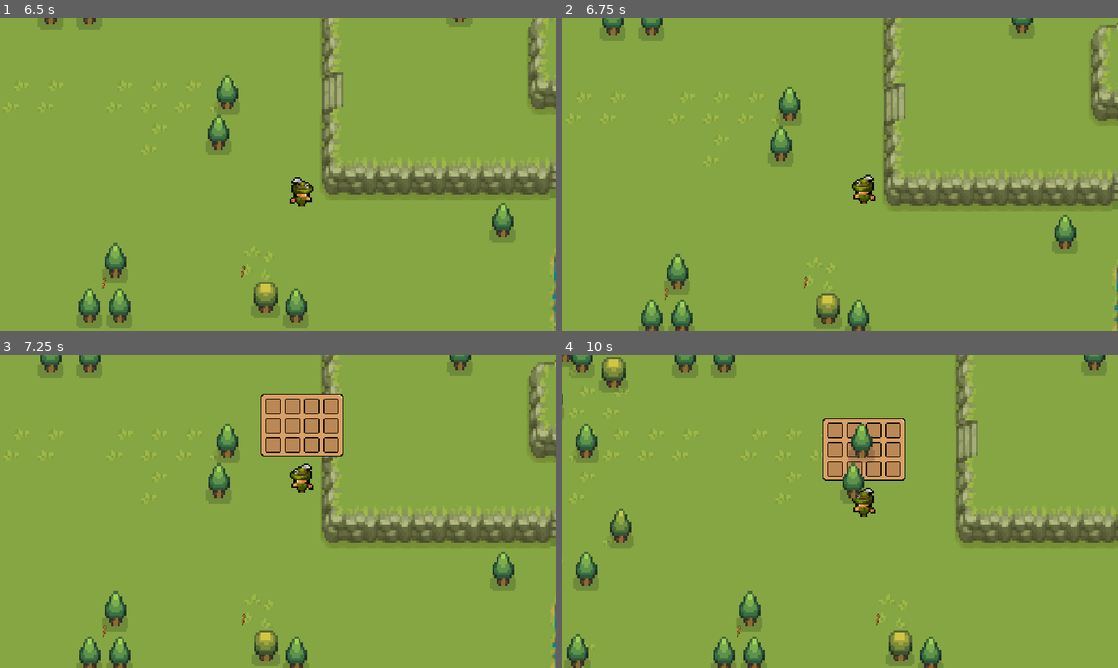
Above: before the commit, frames 1-4 (two rows, left to right).
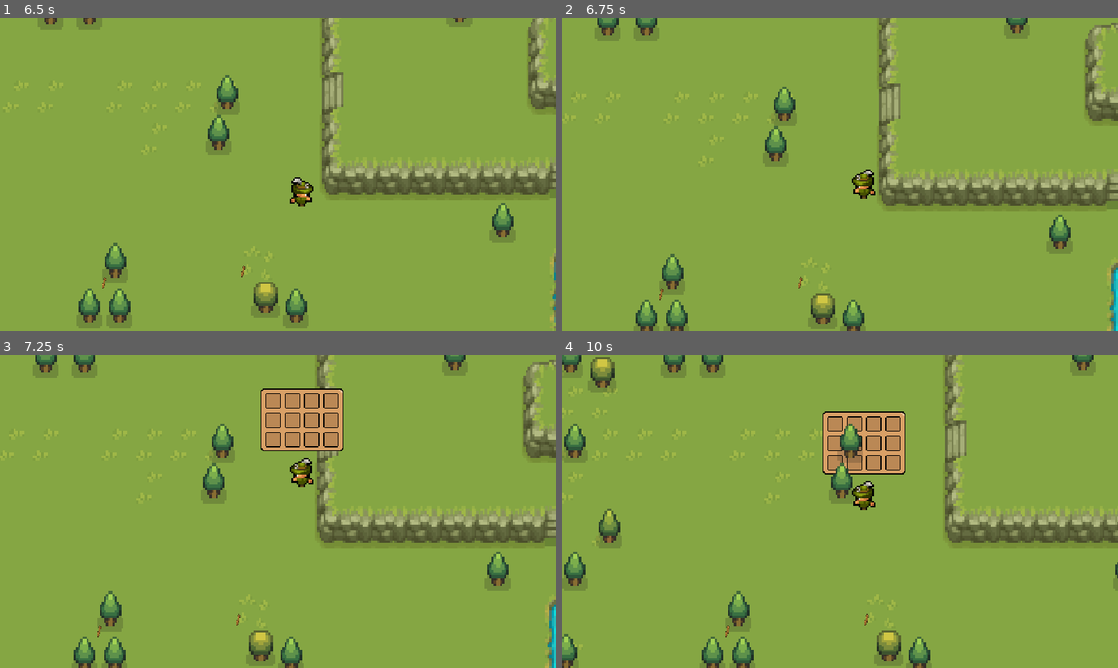
Above: after the commit, the same moments.

Repository: maryBauman/Survive
Game: Godot game, scene res://scenes/places/world.tscn
The game is run twice, just before and just after one commit, with the same random seed, the same clock (stepped at 60 frames per second) and the same inputs.
Inputs:
- Up to frame 1 (6.5 s): hold D (right) 0.53-1.28 s; tap E (e) at 0.6, 1.55, 2.1, 3.05, 3.6, 4.55, 5.1, 6.05 s; tap I (i) at 0.8, 1.35, 2.3, 2.85, 3.8, 4.35, 5.3, 5.85 s; hold S (down) 1.28-2.03 s; hold D (right) 2.03-2.78 s; hold W (up) 2.78-3.53 s; hold A (left) 3.53-5.03 s; tap Enter at 4.25 s; tap Space at 5 s; hold S (down) 5.03-5.78 s; hold D (right) from 5.78 s (still down)
- Up to frame 2 (6.75 s): release D (right) at 6.53 s; hold W (up) from 6.53 s (still down); tap E (e) at 6.6 s
- Up to frame 3 (7.25 s): keep holding W (up); tap I (i) at 6.8 s
- Up to frame 4 (10 s): release W (up) at 7.28 s; hold D (right) 7.28-8.03 s; tap I (i) at 7.35, 8.3, 8.85, 9.8 s; tap E (e) at 7.55, 8.1, 9.05, 9.6 s; tap Enter at 8 s; hold S (down) 8.03-8.78 s; hold A (left) 8.78-9.53 s; hold W (up) from 9.53 s (still down)

Frame 1 is identical in both runs. In frame 2, 8.9% of the frame differs, in the area x 0-100%, y 0-100%; in frame 3, 9.9%; in frame 4, 14%.

Commit message:
finish cliff collisions

Diff:
--- a/scenes/places/world.tscn
+++ b/scenes/places/world.tscn
@@ -262,18 +262,23 @@
 0:0/0 = 0
 0:0/0/physics_layer_0/linear_velocity = Vector2(0, 0)
 0:0/0/physics_layer_0/angular_velocity = 0.0
+0:0/0/physics_layer_0/polygon_0/points = PackedVector2Array(-4.15425, 20, 4.33103, 5.48008, 20, 5.48008, 20, 7.77818, 9.45755, 12.7279, 7.68979, 20)
 1:0/0 = 0
 1:0/0/physics_layer_0/linear_velocity = Vector2(0, 0)
 1:0/0/physics_layer_0/angular_velocity = 0.0
+1:0/0/physics_layer_0/polygon_0/points = PackedVector2Array(-9.28078, 10.9602, -20, 5.65685, -8.57367, 1.94454, 12.4628, 2.82843, 20, 8.48528, 11.4021, 10.6066)
 2:0/0 = 0
 2:0/0/physics_layer_0/linear_velocity = Vector2(0, 0)
 2:0/0/physics_layer_0/angular_velocity = 0.0
+2:0/0/physics_layer_0/polygon_0/points = PackedVector2Array(-20, 20, -20, 5.65685, -6.62913, 4.77297, -2.56326, 8.48528, 2.38649, 13.7886, 7.68979, 20)
 3:0/0 = 0
 3:0/0/physics_layer_0/linear_velocity = Vector2(0, 0)
 3:0/0/physics_layer_0/angular_velocity = 0.0
+3:0/0/physics_layer_0/polygon_0/points = PackedVector2Array(-6.8059, -20, 12.8163, -20, 13.5234, -11.6673, 7.15946, 1.06066, -0.618717, 10.9602, -20, 11.6673, -20, 5.12652, -6.98268, 4.94975)
 4:0/0 = 0
 4:0/0/physics_layer_0/linear_velocity = Vector2(0, 0)
 4:0/0/physics_layer_0/angular_velocity = 0.0
+4:0/0/physics_layer_0/polygon_0/points = PackedVector2Array(-9.98788, -20, 3.62392, -20, 3.27037, 3.71231, 20, 5.48008, 20, 10.4298, -6.45235, 9.01561)
 6:0/0 = 0
 6:0/0/physics_layer_0/linear_velocity = Vector2(0, 0)
 6:0/0/physics_layer_0/angular_velocity = 0.0
@@ -283,12 +288,15 @@
 11:0/0 = 0
 11:0/0/physics_layer_0/linear_velocity = Vector2(0, 0)
 11:0/0/physics_layer_0/angular_velocity = 0.0
+11:0/0/physics_layer_0/polygon_0/points = PackedVector2Array(-4.15425, 20, 4.33103, 5.48008, 20, 5.48008, 20, 7.77818, 9.45755, 12.7279, 7.68979, 20)
 12:0/0 = 0
 12:0/0/physics_layer_0/linear_velocity = Vector2(0, 0)
 12:0/0/physics_layer_0/angular_velocity = 0.0
+12:0/0/physics_layer_0/polygon_0/points = PackedVector2Array(-9.28078, 10.9602, -20, 5.65685, -8.57367, 1.94454, 12.4628, 2.82843, 20, 8.48528, 11.4021, 10.6066)
 13:0/0 = 0
 13:0/0/physics_layer_0/linear_velocity = Vector2(0, 0)
 13:0/0/physics_layer_0/angular_velocity = 0.0
+13:0/0/physics_layer_0/polygon_0/points = PackedVector2Array(-20, 20, -20, 5.65685, -6.62913, 4.77297, -2.56326, 8.48528, 2.38649, 13.7886, 7.68979, 20)
 14:0/0 = 0
 14:0/0/physics_layer_0/linear_velocity = Vector2(0, 0)
 14:0/0/physics_layer_0/angular_velocity = 0.0
@@ -303,7 +311,7 @@
 0:1/0 = 0
 0:1/0/physics_layer_0/linear_velocity = Vector2(0, 0)
 0:1/0/physics_layer_0/angular_velocity = 0.0
-0:1/0/physics_layer_0/polygon_0/points = PackedVector2Array(-3.8007, -10.9602, 7.68979, -9.72272, 20, -9.54594, 20, 15.026, 1.32582, 14.4957, -18.2964, 14.4957, -20, -10.6066)
+0:1/0/physics_layer_0/polygon_0/points = PackedVector2Array(-4.15425, -20, 5.92202, -20, 13.7002, -9.72272, 9.81111, 1.94454, 9.81111, 16.0867, 5.21491, 20, -4.86136, 20, -4.5078, -14.8492)
 1:1/0 = 0
 1:1/0/physics_layer_0/linear_velocity = Vector2(0, 0)
 1:1/0/physics_layer_0/angular_velocity = 0.0
@@ -314,9 +322,11 @@
 3:1/0 = 0
 3:1/0/physics_layer_0/linear_velocity = Vector2(0, 0)
 3:1/0/physics_layer_0/angular_velocity = 0.0
+3:1/0/physics_layer_0/polygon_0/points = PackedVector2Array(8.22012, -7.24785, 9.104, 13.435, -2.20971, 20, -20, 11.6673, -20, -12.3744, -0.972271, -13.2583)
 4:1/0 = 0
 4:1/0/physics_layer_0/linear_velocity = Vector2(0, 0)
 4:1/0/physics_layer_0/angular_velocity = 0.0
+4:1/0/physics_layer_0/polygon_0/points = PackedVector2Array(20, -11.6673, 20, 12.9047, 3.44715, 14.3189, 1.85616, 20, -8.92722, 20, -11.2253, -8.30851, -0.972271, -13.2583)
 5:1/0 = 0
 5:1/0/physics_layer_0/linear_velocity = Vector2(0, 0)
 5:1/0/physics_layer_0/angular_velocity = 0.0
@@ -332,12 +342,14 @@
 11:1/0 = 0
 11:1/0/physics_layer_0/linear_velocity = Vector2(0, 0)
 11:1/0/physics_layer_0/angular_velocity = 0.0
+11:1/0/physics_layer_0/polygon_0/points = PackedVector2Array(-4.15425, -20, 5.92202, -20, 13.7002, -9.72272, 9.81111, 1.94454, 9.81111, 16.0867, 5.21491, 20, -4.86136, 20, -4.5078, -14.8492)
 12:1/0 = 0
 12:1/0/physics_layer_0/linear_velocity = Vector2(0, 0)
 12:1/0/physics_layer_0/angular_velocity = 0.0
 13:1/0 = 0
 13:1/0/physics_layer_0/linear_velocity = Vector2(0, 0)
 13:1/0/physics_layer_0/angular_velocity = 0.0
+13:1/0/physics_layer_0/polygon_0/points = PackedVector2Array(4.15425, -20, -5.92202, -20, -13.7002, -9.72272, -9.81111, 1.94454, -9.81111, 16.0867, -5.21491, 20, 4.86136, 20, 4.5078, -14.8492)
 14:1/0 = 0
 14:1/0/physics_layer_0/linear_velocity = Vector2(0, 0)
 14:1/0/physics_layer_0/angular_velocity = 0.0
@@ -356,25 +368,27 @@
 0:2/0/y_sort_origin = 8
 0:2/0/physics_layer_0/linear_velocity = Vector2(0, 0)
 0:2/0/physics_layer_0/angular_velocity = 0.0
-0:2/0/physics_layer_0/polygon_0/points = PackedVector2Array(11.4021, -20, 7.68979, -9.72272, 13.7002, -0.176777, 4.33103, 15.7331, -4.33103, 13.7886, -20, 4.24264, -20, -20)
+0:2/0/physics_layer_0/polygon_0/points = PackedVector2Array(-6.8059, -20, 12.8163, -20, 13.5234, -11.6673, 20, -11.1369, 20, 13.9654, 1.5026, 13.6118, -4.68458, 2.12132, -5.03814, -9.36917)
 1:2/0 = 0
 1:2/0/y_sort_origin = 8
 1:2/0/physics_layer_0/linear_velocity = Vector2(0, 0)
 1:2/0/physics_layer_0/angular_velocity = 0.0
-1:2/0/physics_layer_0/polygon_0/points = PackedVector2Array(6.27557, -20, 7.68979, -9.72272, 20, -9.54594, 20, 15.026, 1.32582, 14.4957, -3.62392, 4.06586, -6.09879, -20)
+1:2/0/physics_layer_0/polygon_0/points = PackedVector2Array(-20, -10.6066, 20, -10.6066, 20, 11.1369, 10.5182, 15.026, -20, 13.2583)
 2:2/0 = 0
 2:2/0/y_sort_origin = 8
 2:2/0/physics_layer_0/linear_velocity = Vector2(0, 0)
 2:2/0/physics_layer_0/angular_velocity = 0.0
+2:2/0/physics_layer_0/polygon_0/points = PackedVector2Array(-12.8163, -11.3137, -11.0485, -20, 4.15425, -20, 5.74524, -0.530331, 1.5026, 13.6118, -20, 13.2583, -20, -9.19239)
 3:2/0 = 0
 3:2/0/y_sort_origin = 8
 3:2/0/physics_layer_0/linear_velocity = Vector2(0, 0)
 3:2/0/physics_layer_0/angular_velocity = 0.0
+3:2/0/physics_layer_0/polygon_0/points = PackedVector2Array(-12.8163, -11.3137, -11.0485, -20, 4.15425, -20, 5.74524, -0.530331, 1.5026, 13.6118, -20, 13.2583, -20, -9.19239)
 4:2/0 = 0
 4:2/0/y_sort_origin = 8
 4:2/0/physics_layer_0/linear_velocity = Vector2(0, 0)
 4:2/0/physics_layer_0/angular_velocity = 0.0
-4:2/0/physics_layer_0/polygon_0/points = PackedVector2Array(-6.62913, -20, 5.39169, -20, 6.98268, 20, -4.68458, 20)
+4:2/0/physics_layer_0/polygon_0/points = PackedVector2Array(-6.8059, -20, 12.8163, -20, 13.5234, -11.6673, 20, -11.1369, 20, 13.9654, 1.5026, 13.6118, -4.68458, 2.12132, -5.03814, -9.36917)
 6:2/0 = 0
 6:2/0/y_sort_origin = -4
 6:2/0/physics_layer_0/linear_velocity = Vector2(0, 0)
@@ -508,6 +522,7 @@
 4:1/0/y_sort_origin = 18
 4:1/0/physics_layer_0/linear_velocity = Vector2(0, 0)
 4:1/0/physics_layer_0/angular_velocity = 0.0
+4:1/0/physics_layer_0/polygon_0/points = PackedVector2Array(-20, -20, 20, -20, 20, 20, -20, 20)
 5:1/0 = 0
 5:1/0/y_sort_origin = 18
 5:1/0/physics_layer_0/linear_velocity = Vector2(0, 0)
@@ -546,6 +561,7 @@
 13:1/0/y_sort_origin = 6
 13:1/0/physics_layer_0/linear_velocity = Vector2(0, 0)
 13:1/0/physics_layer_0/angular_velocity = 0.0
+13:1/0/physics_layer_0/polygon_0/points = PackedVector2Array(-20, -20, 20, -20, 20, 20, -20, 20)
 14:1/0 = 0
 14:1/0/y_sort_origin = 6
 14:1/0/physics_layer_0/linear_velocity = Vector2(0, 0)
@@ -562,7 +578,7 @@
 17:1/0/y_sort_origin = 6
 17:1/0/physics_layer_0/linear_velocity = Vector2(0, 0)
 17:1/0/physics_layer_0/angular_velocity = 0.0
-17:1/0/physics_layer_0/polygon_0/points = PackedVector2Array(-20, -20, 20, -20, 20, 20, -20, 20)
+17:1/0/physics_layer_0/polygon_0/points = PackedVector2Array(-9.28078, 13.2583, -13.3466, 5.83363, -16.3518, 1.06066, -12.8163, -11.6673, -2.03293, -16.7938, 5.92202, -6.71752, 3.97748, 5.83363, -0.265163, 12.9047)
 0:2/0 = 0
 0:2/0/y_sort_origin = 6
 0:2/0/physics_layer_0/linear_velocity = Vector2(0, 0)
@@ -638,7 +654,7 @@
 17:2/0/y_sort_origin = 6
 17:2/0/physics_layer_0/linear_velocity = Vector2(0, 0)
 17:2/0/physics_layer_0/angular_velocity = 0.0
-17:2/0/physics_layer_0/polygon_0/points = PackedVector2Array(-9.45755, -16.4402, 0.312286, -17.4357, 4.50781, -6.71752, 6.8059, -1.41422, 5.56847, 4.59619, 3.09359, 9.72272, -0.265163, 14.3189, -8.75045, 13.9654, -15.9983, 2.65165, -16.3518, -6.36396)
+17:2/0/physics_layer_0/polygon_0/points = PackedVector2Array(4.68459, -15.3796, 13.877, -11.1369, 16.8822, 3.18198, 9.63433, 14.8492, 0.441944, 15.026, -6.98268, -3.00521)
 
 [sub_resource type="TileSetAtlasSource" id="TileSetAtlasSource_unoip"]
 texture = ExtResource("5_0ujlj")
